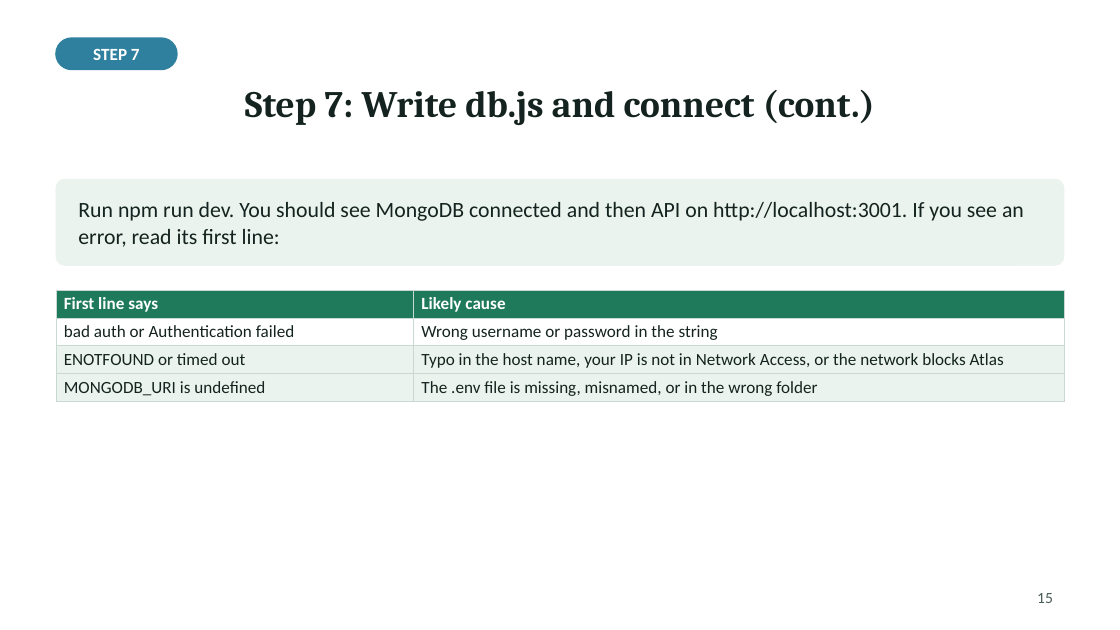
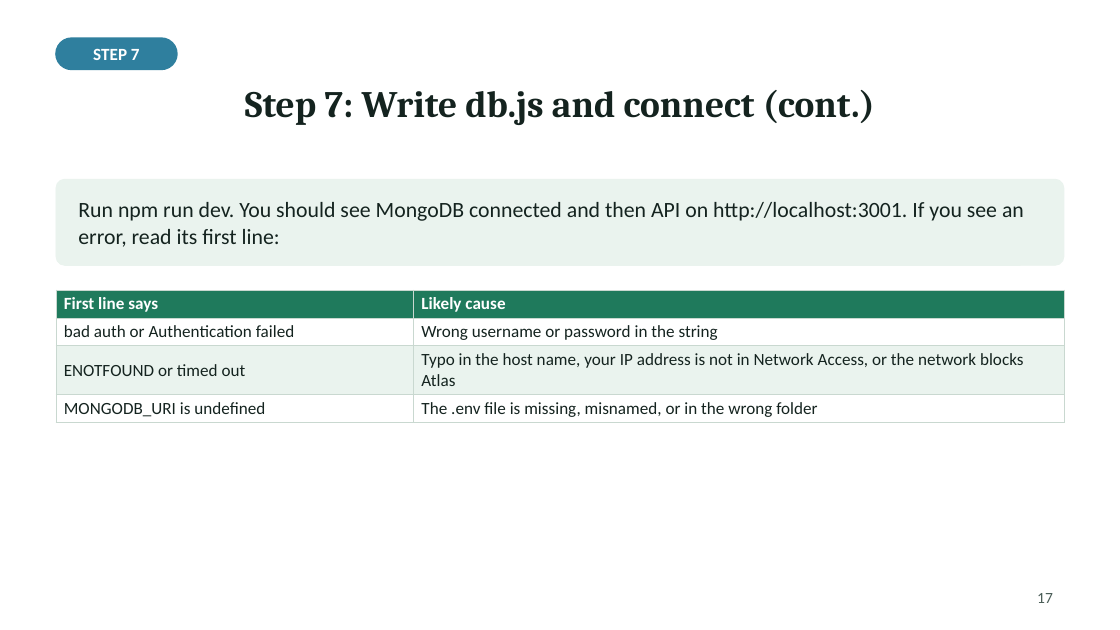
Before and after one commit to Haydzz9/sae104-site, a slide deck: slide 17 of downloads/laboratory/Week_07_Laboratory_Validation_connect_the_API_to_a_database.pptx (slide 15 before the commit). Drawn at 1120x630 pixels with LibreOffice and Linux fonts; fonts in the diff are those of the drawing. Boxes give left, top, right and bottom in pixels: in the first picture for what was removed or moved away, otherwise in the second. Text is boxed around its words. In the diff, an @@ line names an element or a change of style, - is before the commit and + after.

```diff
--- a/downloads/laboratory/Week_07_Laboratory_Validation_connect_the_API_to_a_database.pptx
+++ b/downloads/laboratory/Week_07_Laboratory_Validation_connect_the_API_to_a_database.pptx
@@ table at (56,290,1064,421) @@
-row 3, column 2: Typo in the host name, your IP is not in Network Access, or the network blocks Atlas
+row 3, column 2: Typo in the host name, your IP address is not in Network Access, or the network blocks Atlas
@@ fill #EAF3EE to #FFFFFF in row 4 @@
@@ page number at (1037,593,1053,603): text changed @@
-15
+17
```
Also in this commit, not shown: 2 other slides changed, 2 slides added, 28 other files.
